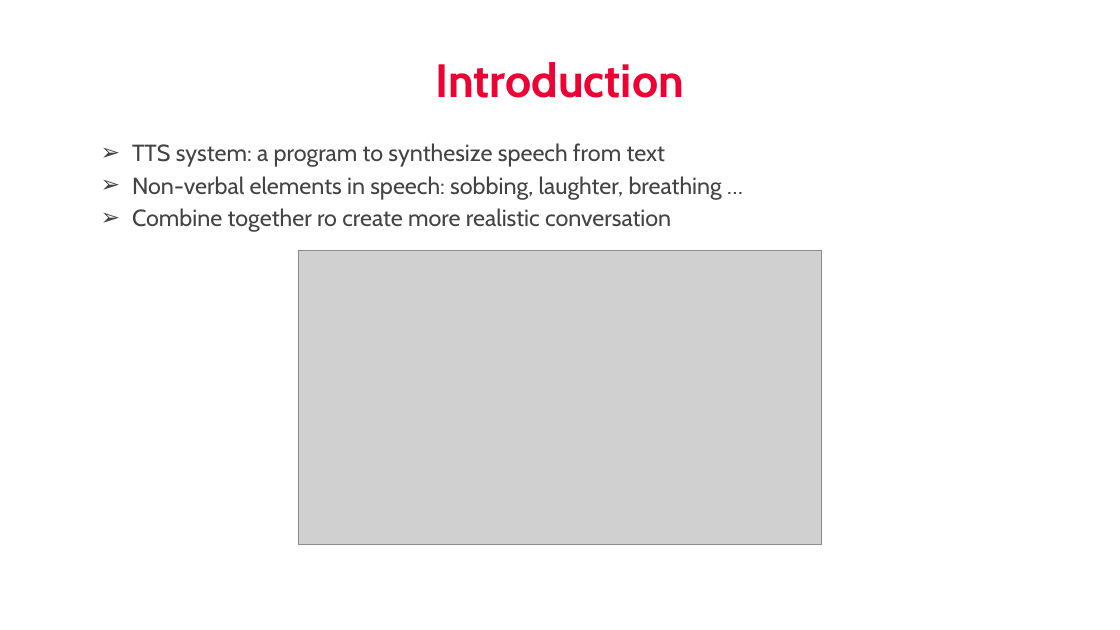
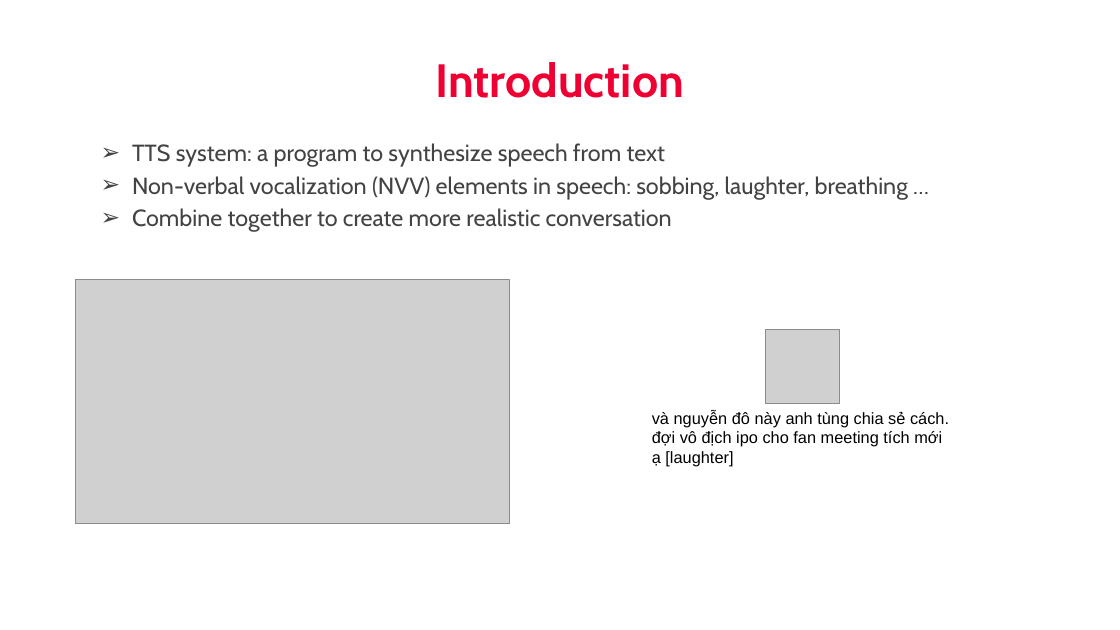
Before and after one commit to nhakanasi/VDT_GD2, a slide deck: slide 3 of Method.pptx. Drawn at 1120x630 pixels with LibreOffice and Linux fonts; fonts in the diff are those of the drawing; grey boxes stand for pictures; background and template pictures are left out. Boxes give left, top, right and bottom in pixels: in the first picture for what was removed or moved away, otherwise in the second. Text is boxed around its words. In the diff, an @@ line names an element or a change of style, - is before the commit and + after.

```diff
--- a/Method.pptx
+++ b/Method.pptx
@@ text at (132, 176, 908, 232): text changed @@
-➢ Non-verbal elements in speech: sobbing, laughter, breathing …
-➢ Combine together ro create more realistic conversation
+➢ Non-verbal vocalization (NVV) elements in speech: sobbing, laughter, breathing …
+➢ Combine together to create more realistic conversation
@@ picture: place and size @@
-picture at (299, 250, 822, 544)
+picture at (76, 280, 510, 524)
@@ picture added at (765, 329, 840, 404) @@
@@ text added at (652, 411, 949, 467), 14 pt, text #000000 @@
+và nguyễn đô này anh tùng chia sẻ cách. đợi vô địch ipo cho fan meeting tích mới ạ [laughter]
```
Also in this commit, not shown: 3 other slides changed.
